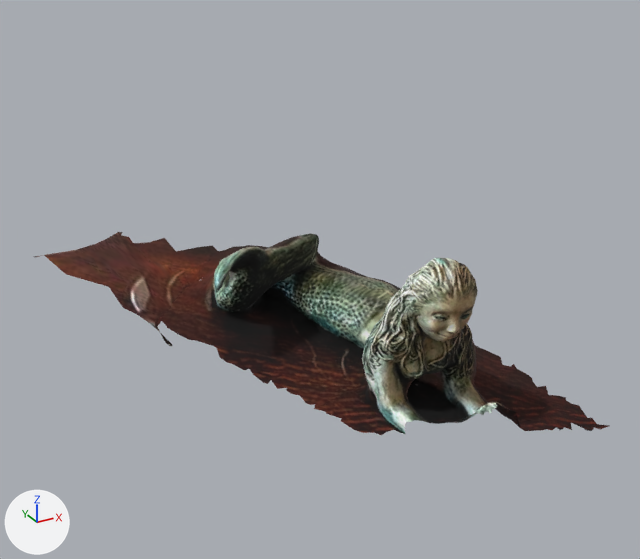
Renders of the glTF model meermin.glb from each side of a commit.
Camera for both pictures: a camera (50 mm lens) standing at (-30.8, -46.1, 33.1) and looking at (-0.9, 8.4, 5.9). The axes (+X, +Y, +Z) are drawn at lower left. The lights are the same throughout. Vertices at the same position are counted once.

The first picture shows 'meermin'.
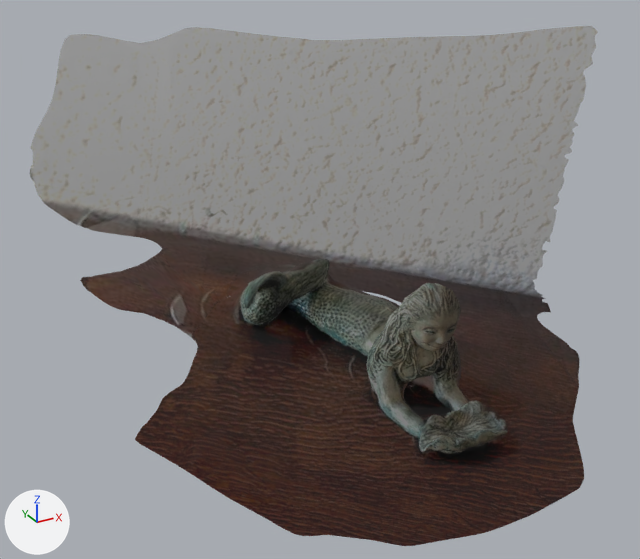
What differs and where, as boxes (x1, y1, x2, y2) in the pictures (640 x 559 px):
'meermin', reshaped, rescaled (155% taller)
    before: (33, 232, 609, 435)
    after: (30, 26, 598, 546)
part 1 of me_meermin, added
    after: (30, 26, 598, 546)

The change, as a list of edits to the scene's bpy script:
```text
Add mat_untextured:
    mat_untextured = principled_material('Untextured')
    mat_untextured.base_color = (0.502, 0.502, 0.502)  # grey #bcbcbc
    mat_untextured.roughness = 1.0
    mat_untextured.transmission_weight = 1.0
Add mat_texture_0:
    mat_texture_0 = principled_material('Texture_0')
    mat_texture_0.texture = img_meermin
    mat_texture_0.roughness = 1.0
    mat_texture_0.transmission_weight = 1.0
Change me_meermin:
    used by ob_meermin; location = (0.0, 0.0, 0.0); rotation_euler = (1.571, 0.0, 0.0), in degrees (90, 0, 0); scale = (1.2, 1.2, 1.2)
    remove me_meermin.from_pydata(...)  # 4827 vertices, 9452 faces; spans x -15.8..10.3, y -0.9..10.0, z -21.9..8.1
    remove me_meermin.materials.append(mat_material_0)  # picture img_meermin
    add me_meermin.from_pydata(...)  # 14203 vertices, 28128 faces; spans x -18.2..19.9, y -1.7..24.0, z -34.3..13.9
    me_meermin part 1: 9376 vertices added at x -18.2..19.9, y -1.7..24.0, z -34.3..13.9
    add me_meermin.materials.append(mat_texture_0)  # picture img_meermin
    add me_meermin.materials.append(mat_untextured)  # grey #bcbcbc
Change ob_meermin:
    ob_meermin.scale: (1.2, 1.2, 1.2) -> (1.0, 1.0, 1.0)
```
